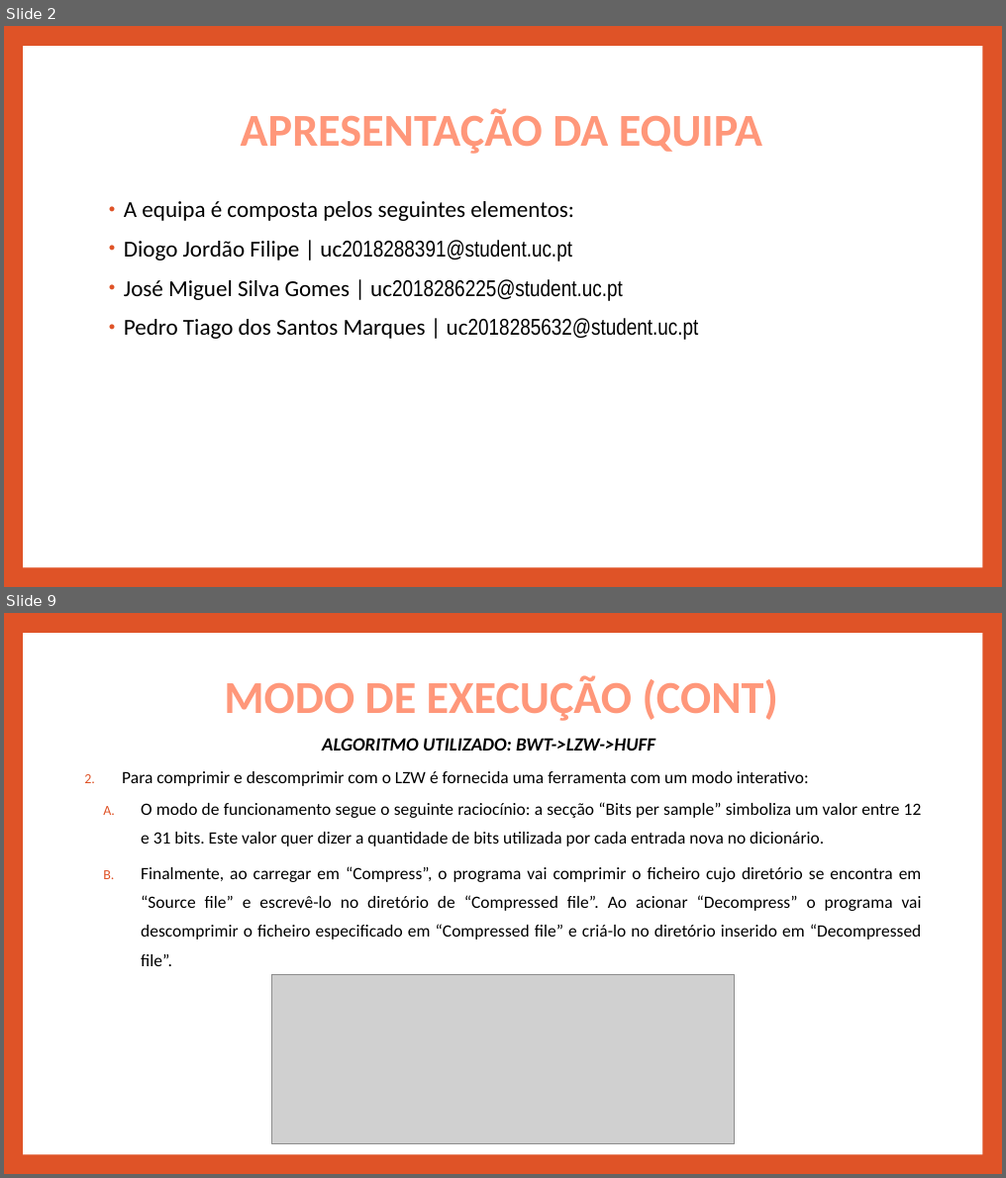
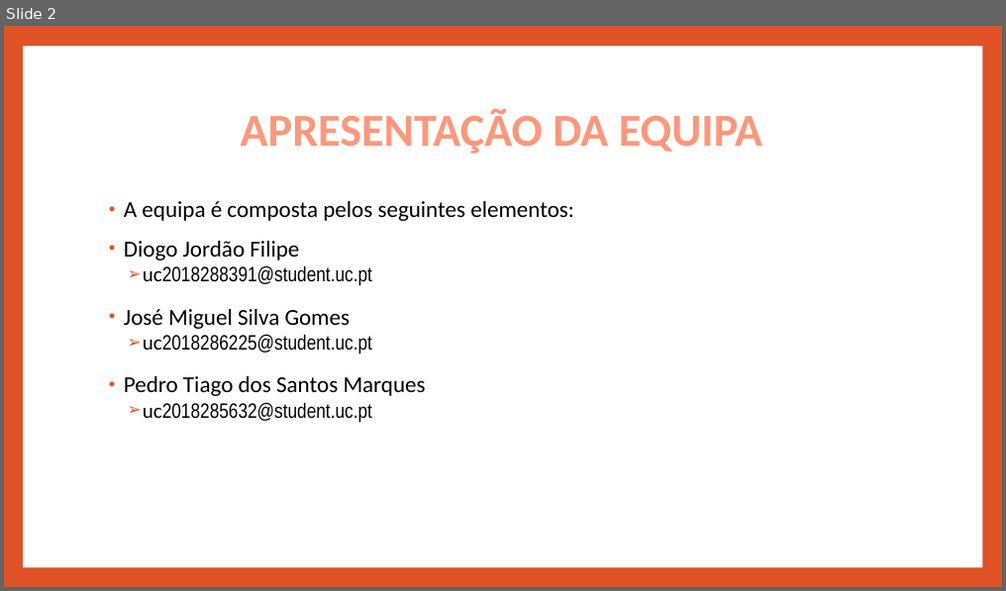
Before and after one commit to pedrotiag0/BD-Leiloes, a slide deck: Meta1/Apresentacao Meta 1 - BD.pptx. Shown one above the other, each under a label of ours: slides 2 and 9 before the commit, slide 2 after it; the slides between them are not shown. The pictures are 1006x1178 and 1006x591 pixels, drawn with LibreOffice and Linux fonts; fonts in the diff are those of the drawing; grey boxes stand for pictures. Boxes give left, top, right and bottom in pixels: in the first picture for what was removed or moved away, otherwise in the second. Text is boxed around its words. In the diff, an @@ line names an element or a change of style, - is before the commit and + after.

```diff
--- a/Meta1/Apresentacao Meta 1 - BD.pptx
+++ b/Meta1/Apresentacao Meta 1 - BD.pptx
@@ slide 9 removed at (4, 613, 1002, 1174), background #DF5327; not listed: 1 template element that a slide beside it also shows @@
@@ title removed at (224, 675, 778, 721) @@
-MODO DE EXECUÇÃO (CONT)
@@ text removed at (322, 738, 655, 751) @@
-ALGORITMO UTILIZADO: BWT->LZW->HUFF
@@ text removed at (122, 771, 922, 966) @@
-2. Para comprimir e descomprimir com o LZW é fornecida uma ferramenta com um modo interativo:
-  A. O modo de funcionamento segue o seguinte raciocínio: a secção “Bits per sample” simboliza um valor entre 12 e 31 bits. Este valor quer dizer a quantidade de bits utilizada por cada entrada nova no dicionário.
-  B. Finalmente, ao carregar em “Compress”, o programa vai comprimir o ficheiro cujo diretório se encontra em “Source file” e escrevê-lo no diretório de “Compressed file”. Ao acionar “Decompress” o programa vai descomprimir o ficheiro especificado em “Compressed file” e criá-lo no diretório inserido em “Decompressed file”.
@@ picture removed at (271, 974, 734, 1144) @@
@@ slide 2 changed as well @@
@@ text at (124, 241, 426, 423): text changed; size 22 to 20 pt; font Calibri to Arial Narrow @@
-• Diogo Jordão Filipe | uc2018288391@student.uc.pt
-• José Miguel Silva Gomes | uc2018286225@student.uc.pt
-• Pedro Tiago dos Santos Marques | uc2018285632@student.uc.pt
+• Diogo Jordão Filipe
+  ➢ uc2018288391@student.uc.pt
+• José Miguel Silva Gomes
+  ➢ uc2018286225@student.uc.pt
+• Pedro Tiago dos Santos Marques
+  ➢ uc2018285632@student.uc.pt
```
Also in this commit, not shown: 2 other slides changed, 7 slides added, 7 other slides removed.
